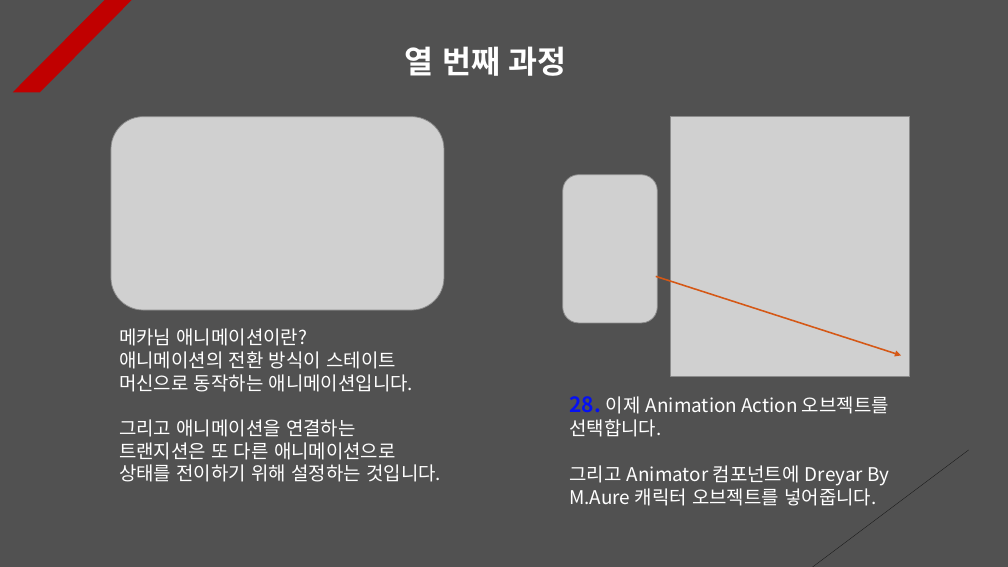
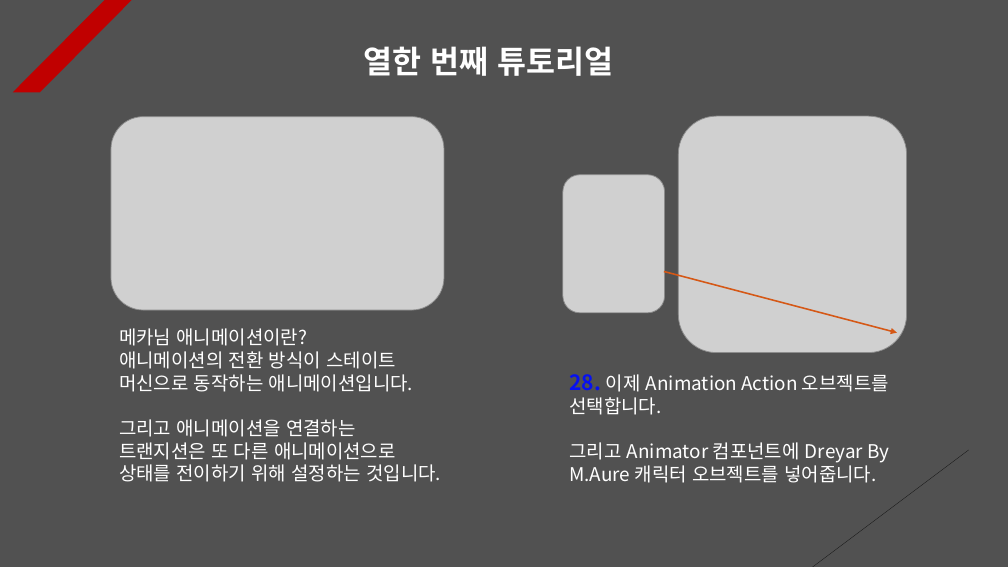
Before and after one commit to Unity2033/3D-UnityEngine, a slide deck: slide 11 of Assets/Class/Animator/PPT Data/Animator Example.pptx. Drawn at 1008x567 pixels with LibreOffice and Linux fonts; fonts in the diff are those of the drawing; grey boxes stand for pictures. Boxes give left, top, right and bottom in pixels: in the first picture for what was removed or moved away, otherwise in the second. Text is boxed around its words. In the diff, an @@ line names an element or a change of style, - is before the commit and + after.

```diff
--- a/Assets/Class/Animator/PPT Data/Animator Example.pptx
+++ b/Assets/Class/Animator/PPT Data/Animator Example.pptx
@@ text at (x1=364, y1=46, x2=613, y2=76): text changed @@
-열 번째 과정
+열한 번째 튜토리얼
@@ picture resized from (x1=671, y1=116, x2=910, y2=377) to (x1=678, y1=116, x2=907, y2=353) @@
@@ picture resized from (x1=563, y1=175, x2=657, y2=323) to (x1=563, y1=175, x2=665, y2=313) @@
@@ arrow moved from (656, 277) - (901, 355) to (664, 271) - (897, 333) @@
@@ text "28. 이제 Animation Action 오브젝트를 ..." moved from (x1=569, y1=396, x2=889, y2=506) to (x1=569, y1=374, x2=889, y2=483) @@
```
Also in this commit, not shown: 10 other slides changed, 35 other files.
